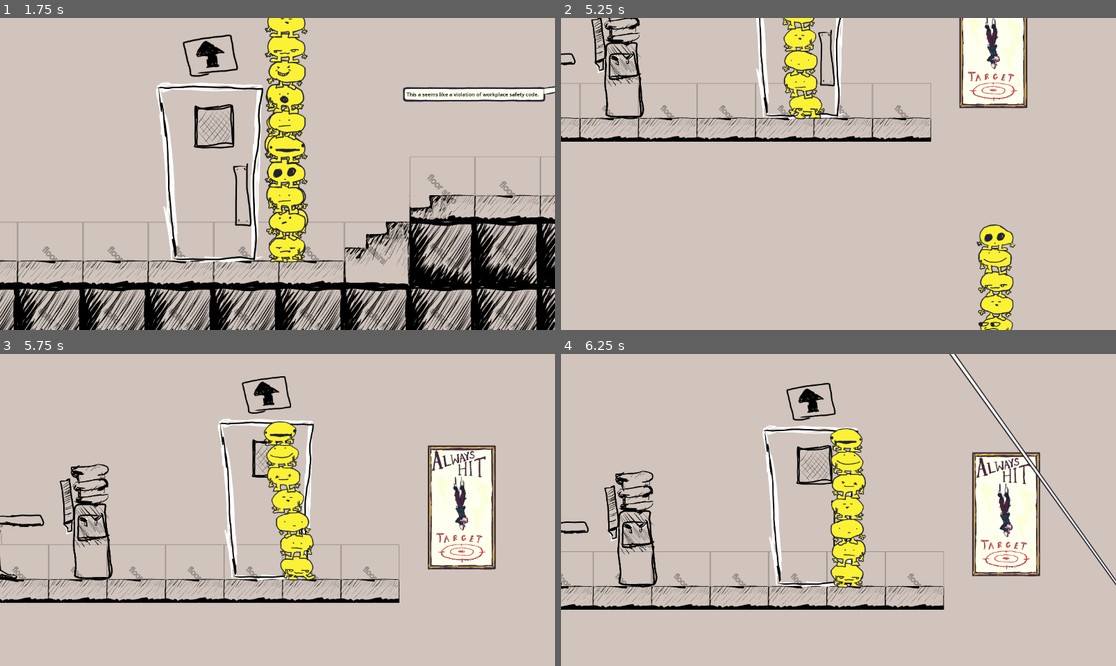
Above: before the commit, frames 1-4 (two rows, left to right).
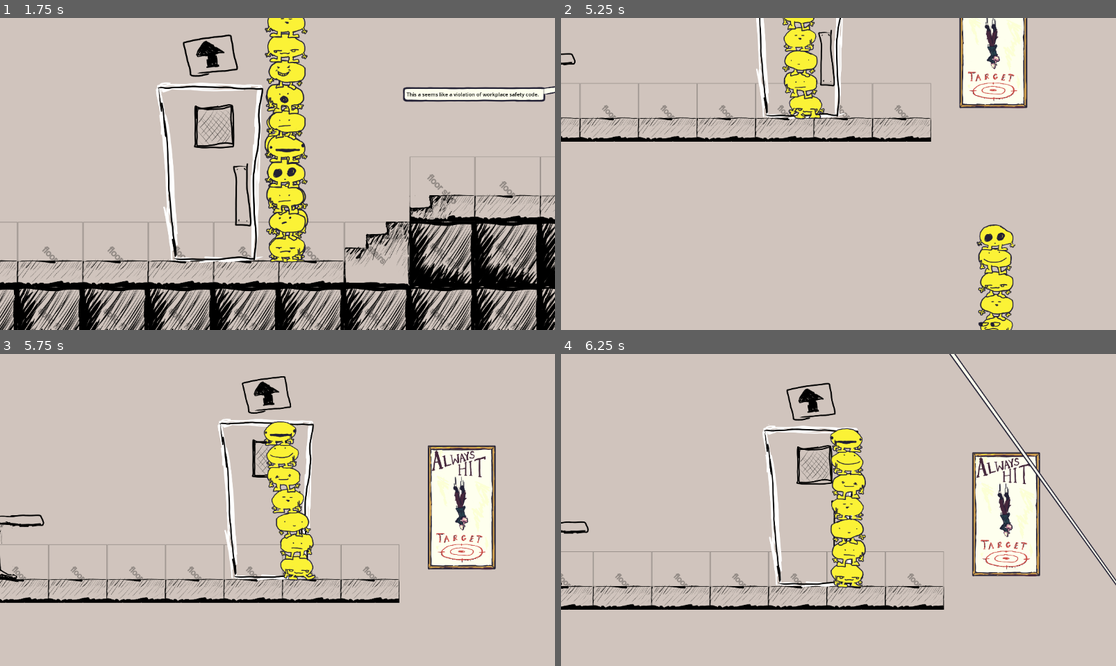
Above: after the commit, the same moments.

Repository: JCoMcL/gourt-game
Game: Godot game, scene res://level/office-level.tscn
Two runs of this game, one before a commit and one after it. Both use one fixed random seed, a clock stepped at 60 frames per second and the inputs below.
Inputs (mouse positions are in pixels of both pictures, inside the frame that each line leads up to):
- Up to frame 1 (1.75 s): move the mouse to (249, 236) at 0.52 s; hold Right (go right) 0.53-1.25 s; hold Up (enter door) 0.53-1.25 s; click (249, 236) at 0.67 s; drag from (444, 220) to (227, 180) at 1.27 s
- Up to frame 2 (5.25 s): move the mouse to (672, 127) at 2.02 s; hold Left (go left) 2.03-2.75 s; hold Mouse wheel down (move equipment down) 2.03-2.75 s; drag from (866, 174) to (672, 127) at 2.77 s; move the mouse to (755, 96) at 3.52 s; hold Left (go left) 3.53-4.25 s; hold Right mouse button (probe) 3.53-4.25 s; drag from (960, 158) to (805, 170) at 4.27 s; move the mouse to (727, 189) at 5.02 s; hold Right (go right) from 5.03 s (still down); hold Up (enter door) from 5.03 s (still down); click (727, 189) at 5.17 s
- Up to frame 3 (5.75 s): keep holding Right (go right); keep holding Up (enter door)
- Up to frame 4 (6.25 s): release Right (go right) at 5.75 s; release Up (enter door) at 5.75 s; drag from (894, 441) to (649, 475) at 5.77 s

Frame 1 is identical in both runs. In frame 2, 1.1% of the frame differs, in the area x 5-16%, y 0-33%; in frame 3, 1.2%, in the area x 10-21%, y 35-73%; in frame 4, 1.2%.

Commit message:
update README.md, todo.md and clean remove the 3 extra water coolers

Diff:
--- a/level/office-level.tscn
+++ b/level/office-level.tscn
@@ -148,15 +148,6 @@
 player_character = NodePath("../Gourt Stack/Gourt1")
 metadata/_custom_type_script = "uid://cdsy208jbfkdj"
 
-[node name="WaterCooler" parent="." instance=ExtResource("10_1slrw")]
-position = Vector2(-1275, -1718)
-
-[node name="WaterCooler2" parent="." instance=ExtResource("10_1slrw")]
-position = Vector2(-1275, -1718)
-
-[node name="WaterCooler3" parent="." instance=ExtResource("10_1slrw")]
-position = Vector2(-1275, -1718)
-
 [node name="Gourt Stack2" parent="." node_paths=PackedStringArray("root_child") instance=ExtResource("12_utg4x")]
 position = Vector2(388, 520)
 root_child = NodePath("Gourt0")
Not shown: 1 places in level/office-level.tscn that only renumber resources
Not shown, changed: README.md
Not shown, changed: level/office-level/todo.md
